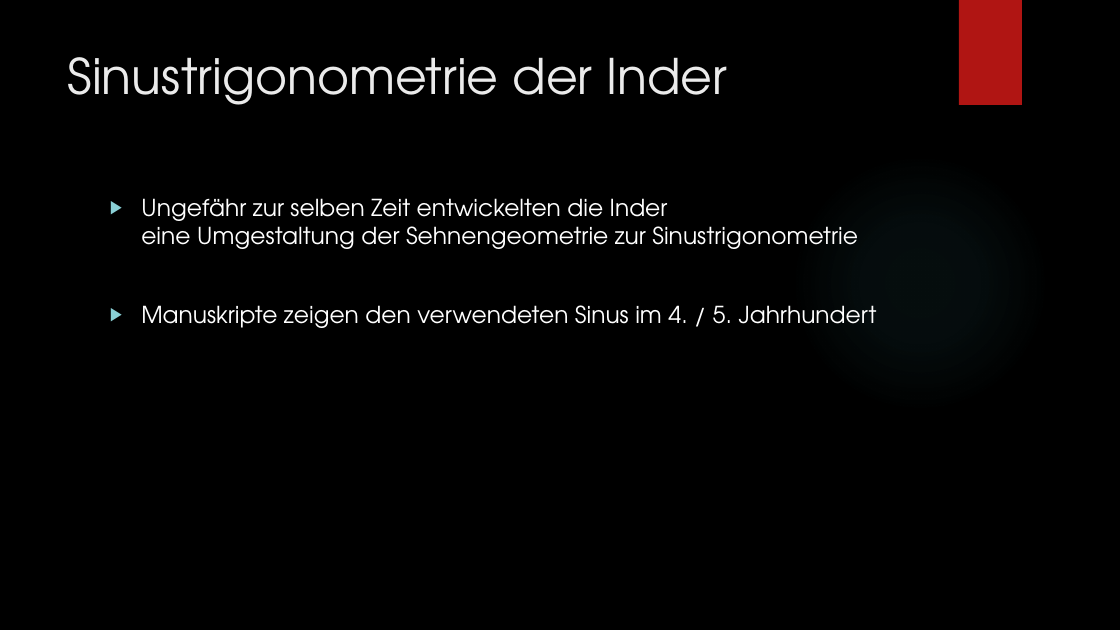
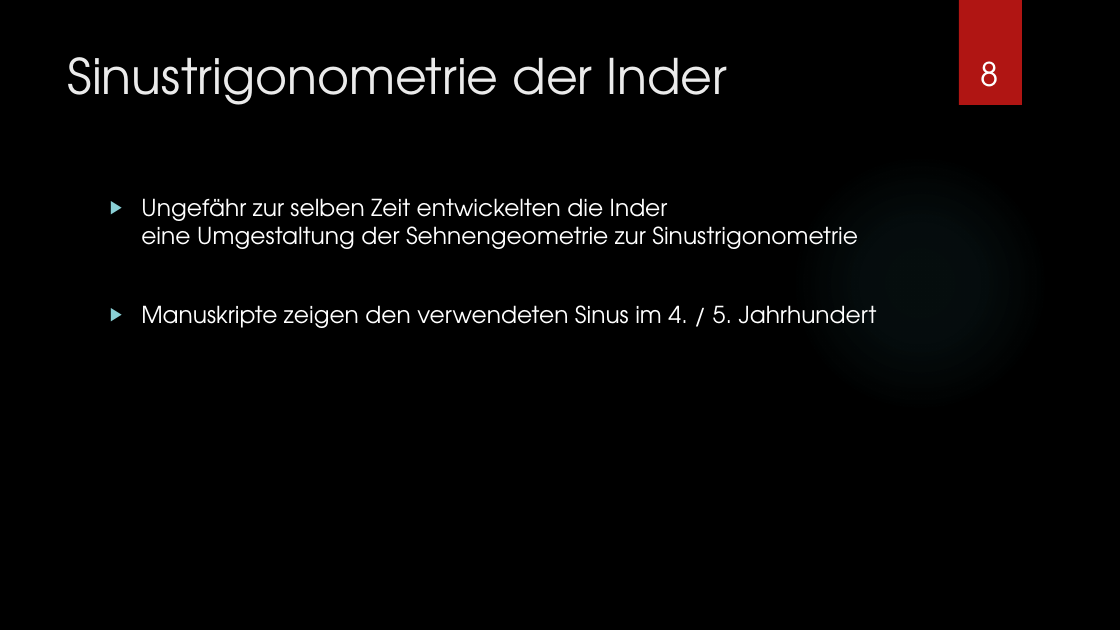
Before and after one commit to ProofTyler/hs, a slide deck: slide 8 of material/Sinus und Kosinus.pptx. Drawn at 1120x630 pixels with LibreOffice and Linux fonts; fonts in the diff are those of the drawing; background and template pictures are left out. Boxes give left, top, right and bottom in pixels: in the first picture for what was removed or moved away, otherwise in the second. Text is boxed around its words. In the diff, an @@ line names an element or a change of style, - is before the commit and + after.

```diff
--- a/material/Sinus und Kosinus.pptx
+++ b/material/Sinus und Kosinus.pptx
@@ page number added at (x1=980, y1=61, x2=998, y2=87), 28 pt, text #FFFFFF @@
+8
```
Also in this commit, not shown: 12 other slides changed, 7 slides added.
